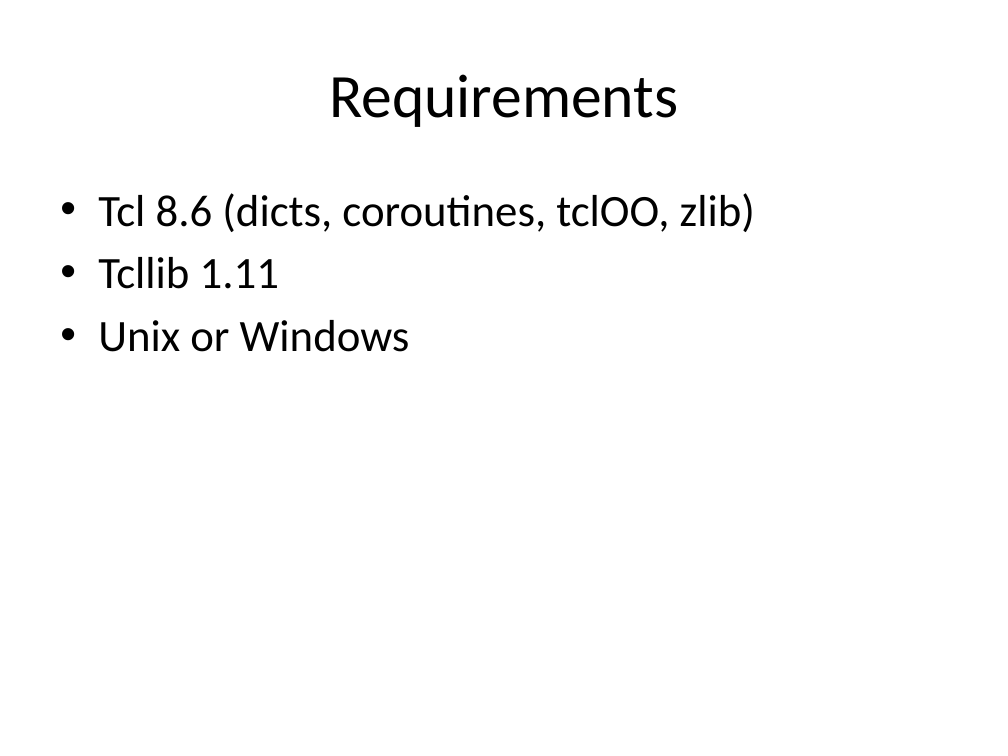
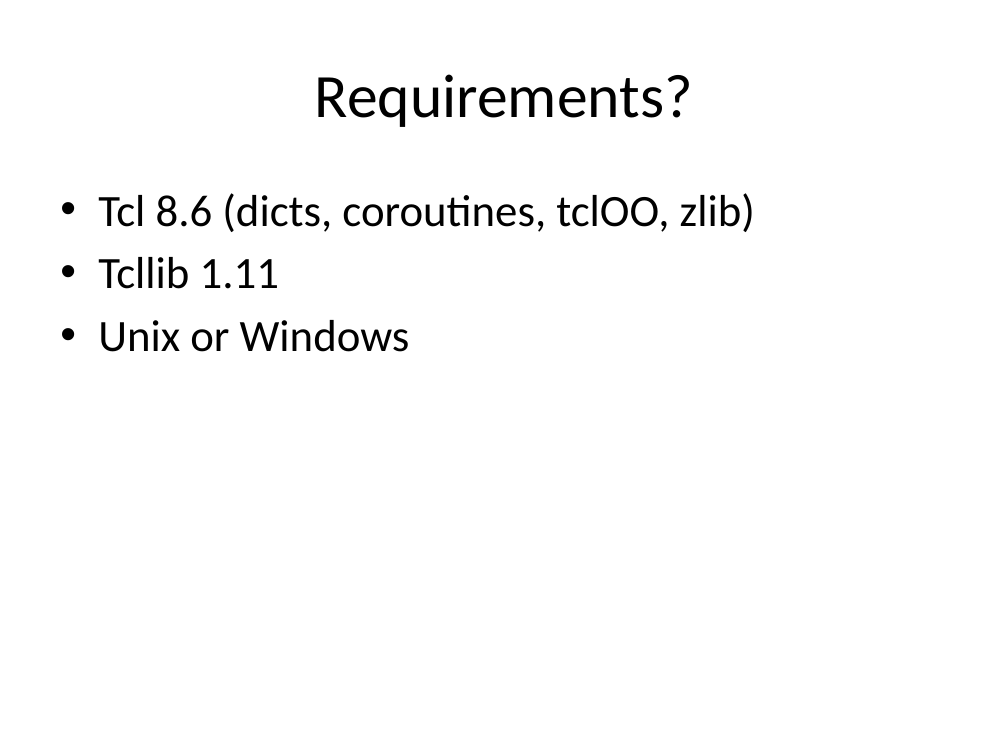
Before and after one commit to jdc8/wubwikit, a slide deck: slide 4 of wubexamples/Lets_Wub.pptx. Drawn at 1008x756 pixels with LibreOffice and Linux fonts; fonts in the diff are those of the drawing; background and template pictures are left out. Boxes give left, top, right and bottom in pixels: in the first picture for what was removed or moved away, otherwise in the second. Text is boxed around its words. In the diff, an @@ line names an element or a change of style, - is before the commit and + after.

```diff
--- a/wubexamples/Lets_Wub.pptx
+++ b/wubexamples/Lets_Wub.pptx
@@ title at (315, 74, 693, 127): text changed @@
-Requirements
+Requirements?
```
Also in this commit, not shown: 19 other slides changed.
